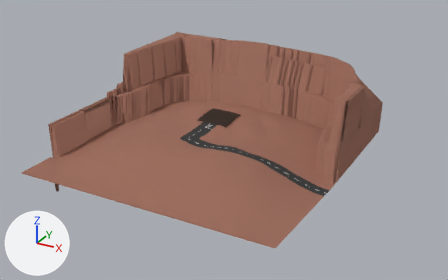
Before and after pictures for a commit that changed the Blender file models/scene/ground/ground.blend.
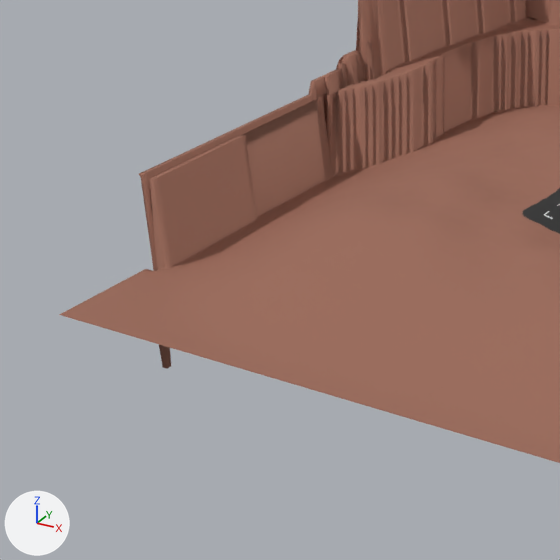
Each version appears first whole from a camera (50 mm lens) standing at (268.0, -468.0, 237.0) and looking at (15.0, -9.0, 7.0), and next in a close-up on the part from 0% to 43% of the width and 23% to 92% of the height. The lights are fixed; the arrows at lower left show +X, +Y and +Z.

Names of what the first close-up shows: 'Landscape'.
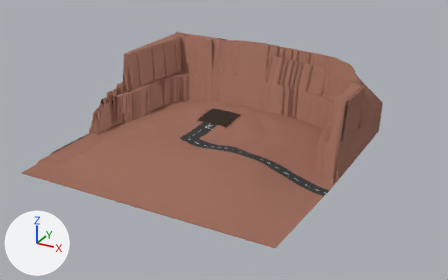
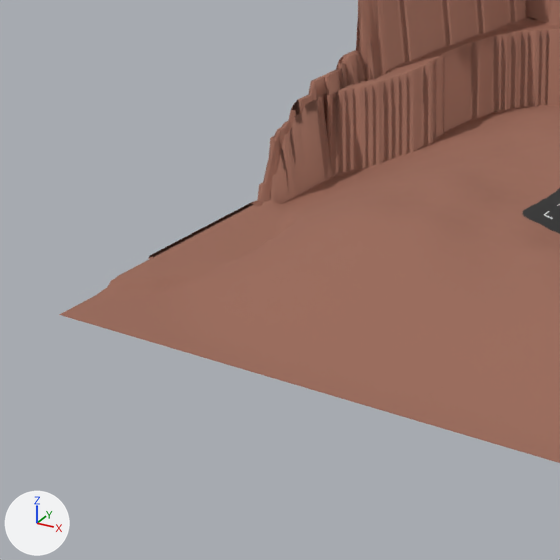
Where the change shows, as pixel boxes [x1, y1, x2, y2] in the close-ups (560 x 560 px; the box of a moved part takes in the faces that stretch with it):
part 1 of me_landscape, moved or reshaped
    before: [97, 46, 371, 369]
    after: [97, 46, 371, 296]

What changed in the scene script:
```text
Change me_landscape:
    used by ob_landscape; location = (0.0, 0.0, 0.0); scale = (2.33, 2.33, 2.33)
    remove me_landscape.from_pydata(...)  # 16933 vertices, 16432 faces, 1 loose edge; spans x -54.7..84.8, y -53.5..57.3, z -19.9..30.1
    add me_landscape.from_pydata(...)  # 17051 vertices, 16552 faces, 1 loose edge; spans x -54.7..84.8, y -53.5..57.3, z -4.9..30.1
    me_landscape part 1: 505 vertices moved from x -54.7..-40.3, y -45.9..11.0, z -19.9..9.2 to x -54.7..-40.3, y -45.9..11.0, z -4.9..8.8; 148 vertices removed from x -54.7..-50.4, y -35.9..-15.6, z -19.9..9.2; 266 vertices added at x -54.7..-50.4, y -36.3..-15.6, z -3.1
```
